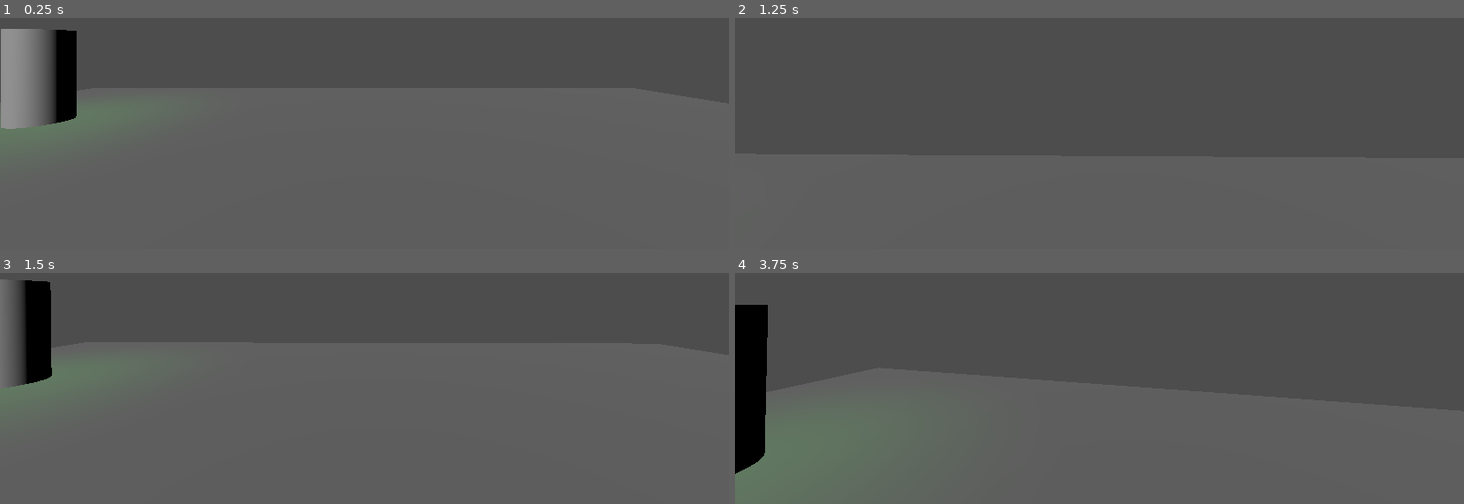
Above: before the commit, frames 1-4 (two rows, left to right).
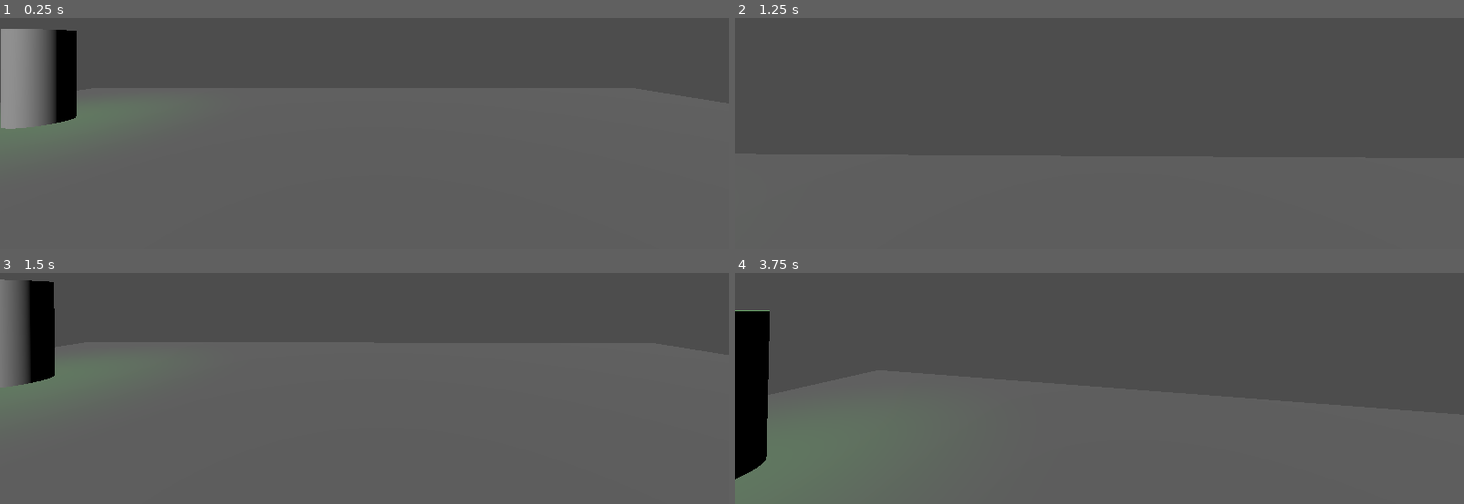
Above: after the commit, the same moments.

Repository: hadll/i-unno
Game: Godot game, scene res://scenes/playground_chloe.tscn
Same seed, same stepped clock (60 frames per second), same inputs: the game is played once before the commit and once after it. This scene is started directly instead of the project's main scene.
Inputs (mouse positions are in pixels of both pictures, inside the frame that each line leads up to):
- Up to frame 1 (0.25 s): no input
- Up to frame 2 (1.25 s): tap Enter at 0.5 s; move the mouse to (1092, 50) at 0.52 s; hold W (move_forward) from 0.53 s (still down); tap 1 (freecam_on) at 0.6 s; click (1092, 50) at 0.67 s; tap Space (move_jump) at 0.77 s
- Up to frame 3 (1.5 s): keep holding W (move_forward); move the mouse to (415, 305) at 1.27 s; tap 1 (freecam_on) at 1.35 s
- Up to frame 4 (3.75 s): tap Space (move_jump) at 1.52, 3.02 s; move the mouse to (1041, 293) at 2.02 s; tap 2 (freecam_swap) at 2.1 s; tap 1 (freecam_on) at 2.3, 3.05 s; move the mouse to (1106, 300) at 2.77 s; release W (move_forward) at 2.78 s; hold A (move_left) 2.78-3.53 s; tap Ctrl (move_crouch) at 2.85 s; click (1106, 300) at 2.92 s; move the mouse to (1070, 291) at 3.52 s; hold W (move_forward) from 3.53 s (still down); hold Shift (move_sprint) from 3.53 s (still down)

Frames 1-2 are identical in both runs. In frame 3, 0.5% of the frame differs, in the area x 1-8%, y 3-50%; in frame 4, 0.4%.
Error in both runs: Cannot call method 'shader_create_from_spirv' on a null value. (res://scripts/ditherer.gd:25)

Commit message:
standardise camera

Diff:
--- a/scenes/playground.tscn
+++ b/scenes/playground.tscn
@@ -45,14 +45,13 @@
 resource_local_to_scene = true
 albedo_texture = SubResource("ViewportTexture_clypn")
 
-[node name="Level" type="Node3D" unique_id=1723509510 node_paths=PackedStringArray("player", "player_camera")]
+[node name="Level" type="Node3D" unique_id=1723509510]
 script = ExtResource("1_88rkb")
-player = NodePath("Player")
-player_camera = NodePath("PlayerCamera")
+
+[node name="PlayerCamera" parent="." unique_id=700953360 instance=ExtResource("3_t01tg")]
+is_main = true
 
 [node name="Player" parent="." unique_id=1396057957 instance=ExtResource("2_8tsvv")]
-
-[node name="PlayerCamera" parent="." unique_id=700953360 instance=ExtResource("3_t01tg")]
 
 [node name="StaticBody3D" type="StaticBody3D" parent="." unique_id=952792393]
 
--- a/scenes/playground_chloe.tscn
+++ b/scenes/playground_chloe.tscn
@@ -50,14 +50,13 @@
 [sub_resource type="Compositor" id="Compositor_g4v7s"]
 compositor_effects = Array[CompositorEffect]([SubResource("CompositorEffect_yf5fn")])
 
-[node name="Level" type="Node3D" unique_id=1723509510 node_paths=PackedStringArray("player", "player_camera")]
+[node name="Level" type="Node3D" unique_id=1723509510]
 script = ExtResource("1_i8aiw")
-player = NodePath("Player")
-player_camera = NodePath("PlayerCamera")
+
+[node name="PlayerCamera" parent="." unique_id=700953360 instance=ExtResource("3_lrhon")]
+is_main = true
 
 [node name="Player" parent="." unique_id=1396057957 instance=ExtResource("2_qokby")]
-
-[node name="PlayerCamera" parent="." unique_id=700953360 instance=ExtResource("3_lrhon")]
 
 [node name="StaticBody3D" type="StaticBody3D" parent="." unique_id=952792393]
 
--- a/scripts/camera_angle_3d.gd
+++ b/scripts/camera_angle_3d.gd
@@ -4,7 +4,7 @@
 extends Node3D
 
 @export_category("Camera")
-@export var camera : PlayerCamera
+@export var camera: PlayerCamera
 @export var use_player_camera := true
 
 @export_category("Settings")
@@ -12,24 +12,21 @@
 
 @export var tween := true
 
-var level: Level
-
 func _ready() -> void:
 	if not Engine.is_editor_hint():
 		trigger.trigger_start.connect(on_trigger_start)
 		trigger.trigger_end.connect(on_trigger_end)
-		level = get_tree().current_scene
 		if trigger.active:
 			on_trigger_start(trigger)
 
 func on_trigger_start(_node: Trigger) -> void:
 	if use_player_camera:
-		level.player_camera.request_camera(global_transform, self, tween)
+		PlayerCamera.main.request_camera(global_transform, self, tween)
 	else:
 		camera.request_camera(global_transform, self, tween)
 
 func on_trigger_end(_node: Trigger) -> void:
 	if use_player_camera:
-		level.player_camera.release_camera_by_requester(self)
+		PlayerCamera.main.release_camera_by_requester(self)
 	else:
 		camera.release_camera_by_requester(self)
--- a/scripts/level.gd
+++ b/scripts/level.gd
@@ -1,5 +1,2 @@
 extends Node3D
 class_name Level
-
-@export var player: Player
-@export var player_camera: PlayerCamera
--- a/scripts/player.gd
+++ b/scripts/player.gd
@@ -25,7 +25,6 @@
 var detached_freecam := false
 var controlling_freecam := false
 
-var camera: PlayerCamera
 var camera_request: int
 
 var looking_at: CollisionObject3D
@@ -39,10 +38,11 @@
 @onready var standing_mesh: MeshInstance3D = $StandingMesh
 @onready var crouching_mesh: MeshInstance3D = $CrouchingMesh
 
+func _init() -> void:
+	me = self
+
 func _ready() -> void:
-	me = self
-	camera = get_tree().current_scene.player_camera
-	camera_request = camera.request_camera(global_transform, self, false)
+	camera_request = PlayerCamera.main.request_camera(global_transform, self, false)
 	capture_mouse()
 
 func _process(delta: float) -> void:
@@ -56,7 +56,7 @@
 			freecam.global_transform = camera_point.global_transform
 			controlling_freecam = true
 		else:
-			camera.make_current()
+			PlayerCamera.main.make_current()
 			controlling_freecam = false
 	if Input.is_action_just_pressed(&"freecam_swap"):
 		controlling_freecam = not controlling_freecam
@@ -64,7 +64,7 @@
 	var target_height := crouch_height if crouched else stand_height
 	camera_point.position.y = lerpf(target_height, camera_point.position.y, exp(-delta * crouch_speed))
 
-	camera.edit_request_transform(camera_request, camera_point.global_transform)
+	PlayerCamera.main.edit_request_transform(camera_request, camera_point.global_transform)
 	raycast.force_raycast_update()
 	if raycast.get_collider() != looking_at:
 		if looking_at:
@@ -93,7 +93,7 @@
 	if controlling_freecam:
 		freecam.rotation.x = clamp(freecam.rotation.x - by.y * sensitivity, -1.5, 1.5)
 		freecam.rotation.y -= by.x * sensitivity
-	elif camera.has_camera(self):
+	elif PlayerCamera.main.has_camera(self):
 		rotation.y -= by.x * sensitivity * sens_mod
 		camera_point.rotation.x = clamp(camera_point.rotation.x - by.y * sensitivity * sens_mod, -1.5, 1.5)
 
--- a/scripts/player_camera.gd
+++ b/scripts/player_camera.gd
@@ -6,12 +6,22 @@
 const REQUESTER_KEY := &"requester"
 const ID_KEY := &"id"
 
+static var main: PlayerCamera
+
+@export var is_main := false
+
 var requested_locations: Array[Dictionary] = []
 
 var is_tweening := false
 var tween_progress := 0.0
 
 var requests := 0
+
+func _ready() -> void:
+	if is_main:
+		if main:
+			push_error("Second Main PlayerCamera")
+		main = self
 
 func _process(delta: float) -> void:
 	tween_progress = minf(tween_progress+delta, TWEEN_DURATION)
